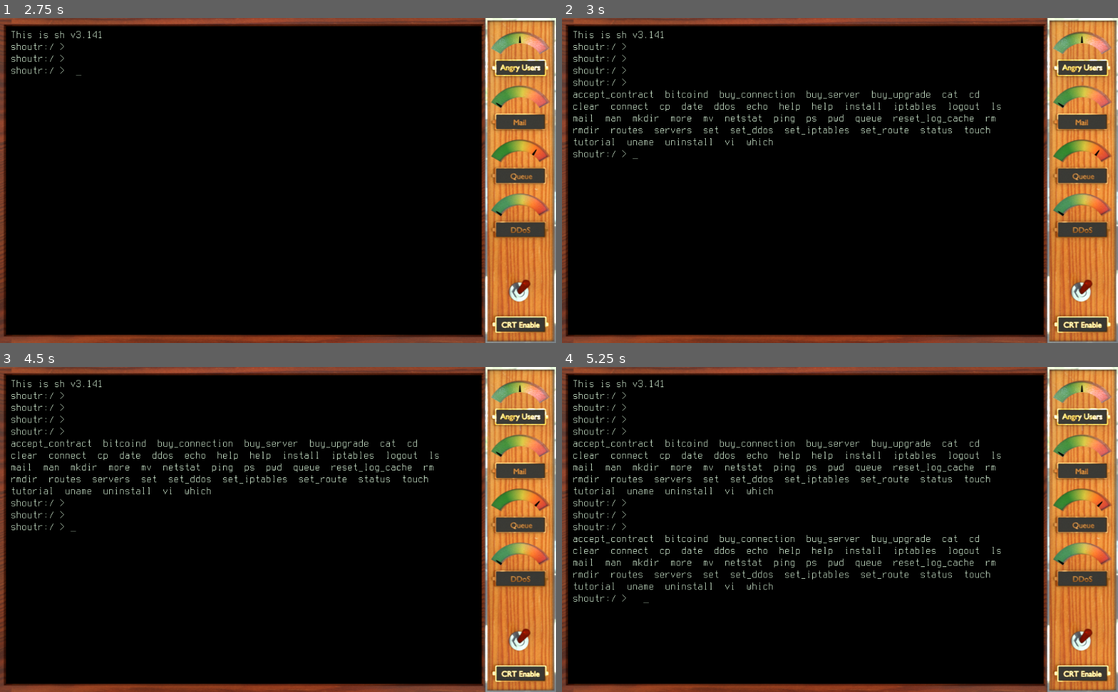
Above: before the commit, frames 1-4 (two rows, left to right).
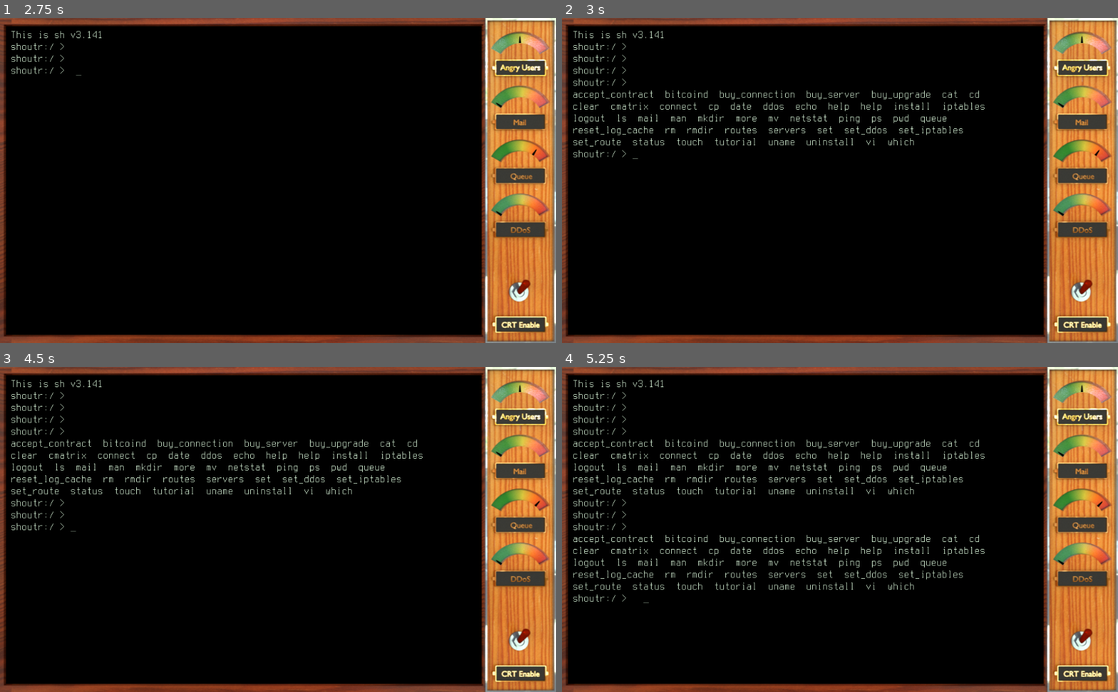
Above: after the commit, the same moments.

Repository: SmBe19/LD46
Game: Godot game, scene res://scn/root.tscn
The game is run twice, just before and just after one commit, with the same random seed, the same clock (stepped at 60 frames per second) and the same inputs.
Inputs (mouse positions are in pixels of both pictures, inside the frame that each line leads up to):
- Up to frame 1 (2.75 s): click (522, 287) at 0.5 s; tap Enter at 1.25, 2.1 s; hold Right 1.28-2.03 s; tap Backspace at 1.35 s; tap Space at 1.52, 2, 2.27 s; hold Down from 2.03 s (still down)
- Up to frame 2 (3 s): tap Enter at 2.75 s; release Down at 2.78 s; hold Right from 2.78 s (still down); tap Tab at 2.85 s
- Up to frame 3 (4.5 s): tap Space at 3.5, 3.77 s; release Right at 3.53 s; hold Up 3.53-4.28 s; tap Backspace at 3.6 s; tap Enter at 4.25, 4.35 s; hold Left from 4.28 s (still down)
- Up to frame 4 (5.25 s): keep holding Left; tap Space at 4.52, 5 s; tap Tab at 5.1 s

Frame 1 is identical in both runs. In frame 2, 1.5% of the frame differs, in the area x 2-79%, y 25-40%; in frame 3, 1.5%; in frame 4, 3.2%, in the area x 2-79%, y 25-69%.

Commit message:
Promo and cmatrix and stuff

Diff:
--- a/src/TerminalManager.gd
+++ b/src/TerminalManager.gd
@@ -24,10 +24,11 @@
 		$Buffer.add_text('You survived for ' + str(Root.game_tick / Root.TICK_PER_SECOND) + 's.\n')
 		$Buffer.add_text('\n\n\n')
 		$Buffer.add_text('Linux Simulator 2020\n\n')
-		$Buffer.add_text('a game by\n\n')
+		$Buffer.add_text('a game by actual programmers (with degrees!*):\n\n')
 		$Buffer.add_text('M Signer\n')
 		$Buffer.add_text('Fabian Lyck\n')
-		$Buffer.add_text('Benjamin Schmid\n')
+		$Buffer.add_text('Benjamin Schmid\n\n')
+		$Buffer.add_text('* does not imply competence')
 		return
 	$Buffer.clear()
 	for i in len(terminal.buffer):
--- /dev/null
+++ b/src/cmd/cmatrix.gd
@@ -0,0 +1,60 @@
+extends Process
+
+func usage():
+	send_output('usage: cmatrix')
+
+func help():
+	send_output("Display a matrix-style effect")
+	usage()
+
+
+const chars_dense =  "M#A89HFZRWB&"
+const chars_sparse = "._,'`\"/\\|!?-"
+
+var quit = false
+var column_pos = []
+var column_height = []
+
+func update_char(col, row):
+	var pos = column_pos[col]
+	var height = column_height[col]
+	var chr = ' '
+	if row <= pos and row > pos - height:
+		chr = chars_dense[randi() % len(chars_dense)]
+	if row <= pos-height and row > pos - 2*height:
+		chr = chars_sparse[randi() % len(chars_dense)]
+	if row >= 0 and row < Terminal.HEIGHT:
+		output_process.set_char(col, row, chr)
+
+func run(args):
+	if not output_process is Terminal:
+		send_output("cmatrix: output not a tty")
+		return 1
+	output_process.connect("key_pressed", self, "receive_keypress")
+	output_process.cursor_x = -1
+	output_process.cursor_y = -1
+
+	for col in Terminal.WIDTH:
+		column_pos.append(-(randi() %Terminal.HEIGHT))
+		column_height.append(4 + randi() % 4)
+
+	output_process.clear_screen()
+	while !quit:
+		for col in Terminal.WIDTH:
+			if col % 2 == 0:
+				continue
+			column_pos[col] += 1
+			update_char(col, column_pos[col])
+			update_char(col, column_pos[col] - column_height[col])
+			update_char(col, column_pos[col] - 2*column_height[col])
+
+			if column_pos[col] - 2*column_height[col] >= Terminal.HEIGHT:
+				column_pos[col] = -1
+				column_height[col] = 4 + randi() % 6
+		yield(Root.get_tree().create_timer(0.1), "timeout")
+	output_process.clear_screen()
+	return 0
+
+func receive_keypress(key):
+	print(key)
+	quit = true
Binary file added: promo/promo1.png
Not shown, added: promo/promo1.png.import
Binary file added: promo/promo2.png
Not shown, added: promo/promo2.png.import
Binary file added: promo/promo3.png
Not shown, added: promo/promo3.png.import
Not shown, added: promo/promo.md
